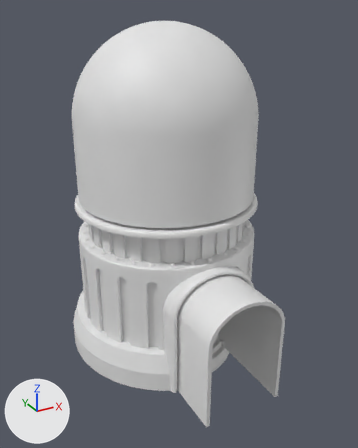
The FBX model Assets/final/final_machine.FBX, before and after one commit.
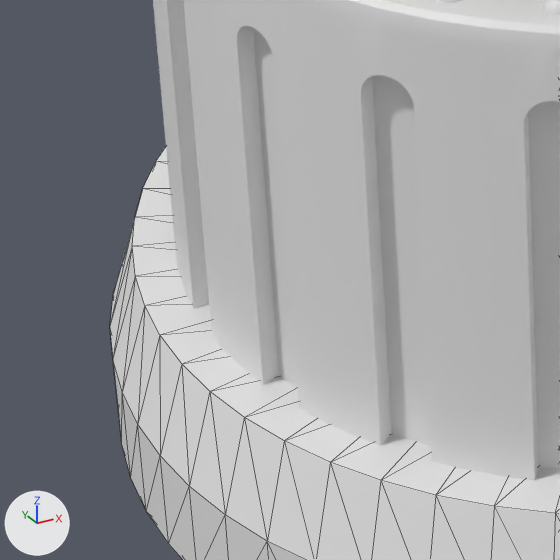
Each version appears first whole from a camera (50 mm lens) standing at (-1.919, -3.724, 2.411) and looking at (-0.006, -0.246, 0.672), and next in a close-up on the part from 15% to 43% of the width and 59% to 81% of the height. Arrows for +X, +Y and +Z are at lower left; the lights stay in place. The close-ups show mesh edges as thin lines. Where no turn or scale is listed for an object, it has been applied to the vertices.
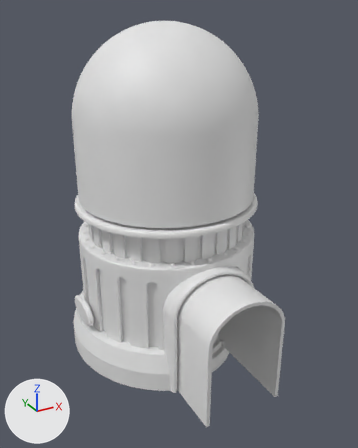
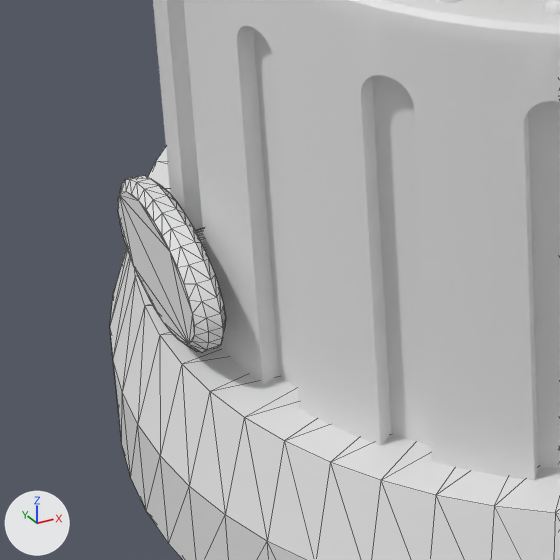
The change, as a diff of the scene's bpy script:
```diff
--- a/Assets/final/final_machine.FBX.py
+++ b/Assets/final/final_machine.FBX.py
@@ me_mesh_007 @@
+me_mesh_007.from_pydata(...)  # 120 vertices, 236 faces; spans x 0.0..0.051, y -0.211..0.211, z -0.107..0.107
@@ me_mesh_008 @@
+me_mesh_008.from_pydata(...)  # a 30-sided cylinder along x spanning x 0.0..0.1248, y -0.0462..0.0462, z -0.046..0.046
@@ ob_cylinder015 @@
+ob_cylinder015 = bpy.data.objects.new('Cylinder015', me_mesh_007)
+ob_cylinder015.location = (-0.87, 0.002, -0.092)
@@ ob_cylinder016 @@
+ob_cylinder016 = bpy.data.objects.new('Cylinder016', me_mesh_008)
+ob_cylinder016.location = (-0.861, 0.0, -0.1)
```

Pixel boxes [x1, y1, x2, y2] of what changed, in the close-ups (560 x 560 px):
'Cylinder015', added: after [118, 175, 226, 353]
'Cylinder016', added: after [195, 228, 205, 249]
